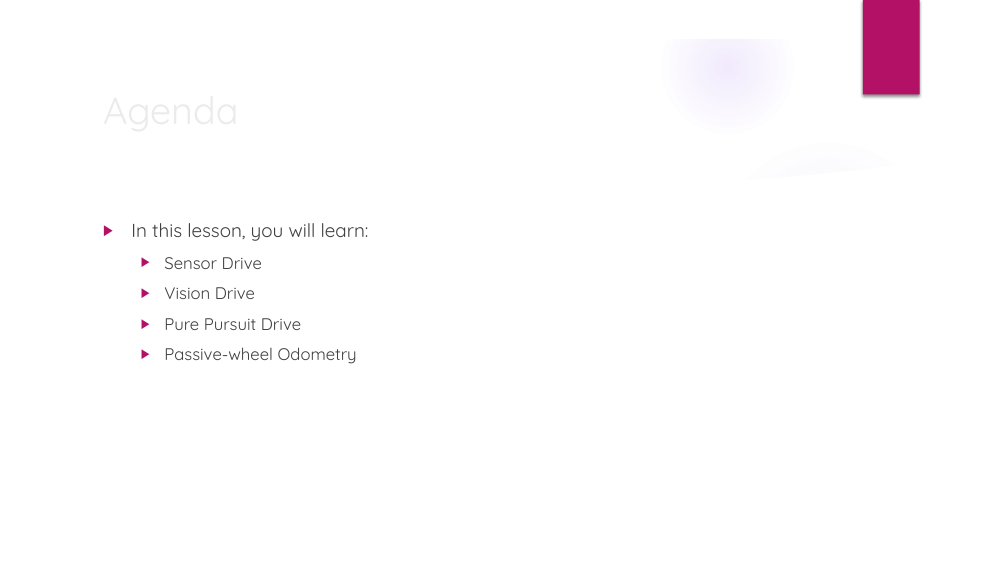
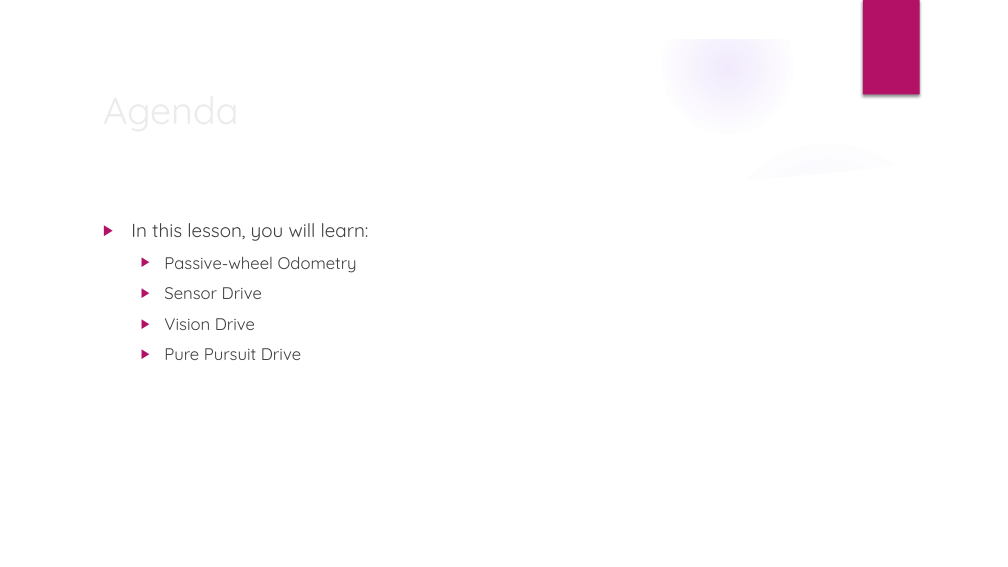
Before and after one commit to trc492/FrcProgrammingClass, a slide deck: slide 2 of Lesson9/AdvancedRoboticsLesson9.pptx. Drawn at 1008x567 pixels with LibreOffice and Linux fonts; fonts in the diff are those of the drawing; background and template pictures are left out. Boxes give left, top, right and bottom in pixels: in the first picture for what was removed or moved away, otherwise in the second. Text is boxed around its words. In the diff, an @@ line names an element or a change of style, - is before the commit and + after.

```diff
--- a/Lesson9/AdvancedRoboticsLesson9.pptx
+++ b/Lesson9/AdvancedRoboticsLesson9.pptx
@@ text at (164, 256, 357, 273): paragraph added @@
+  ▶ Passive-wheel Odometry
@@ text at (164, 347, 357, 364): paragraph removed @@
-  ▶ Passive-wheel Odometry
```
Also in this commit, not shown: 2 other slides changed.
